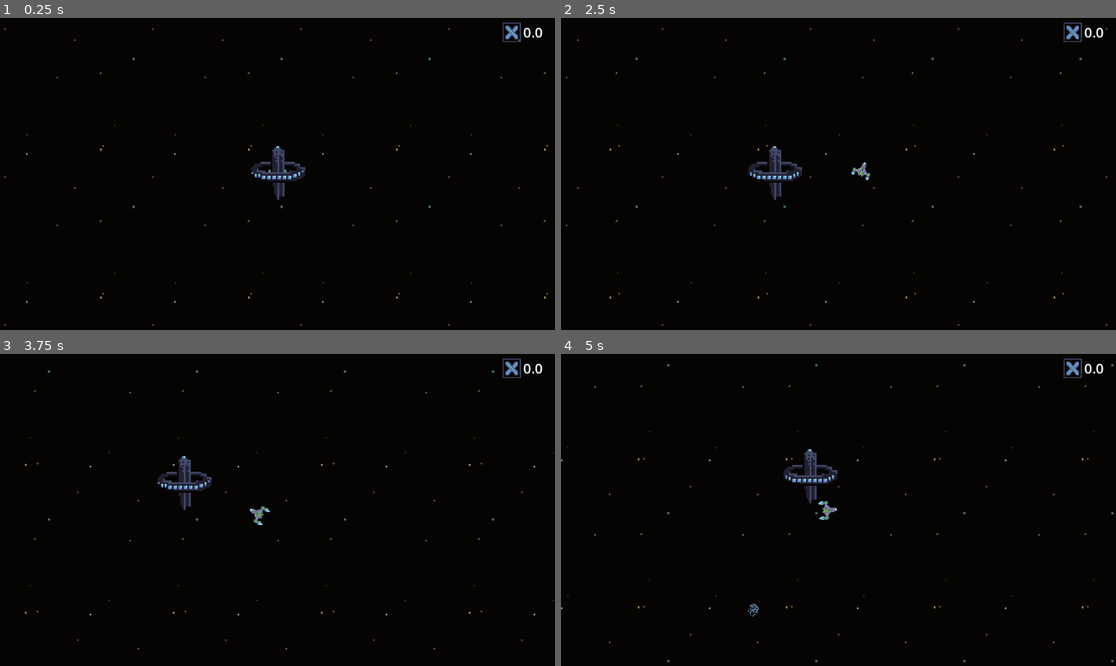
Above: before the commit, frames 1-4 (two rows, left to right).
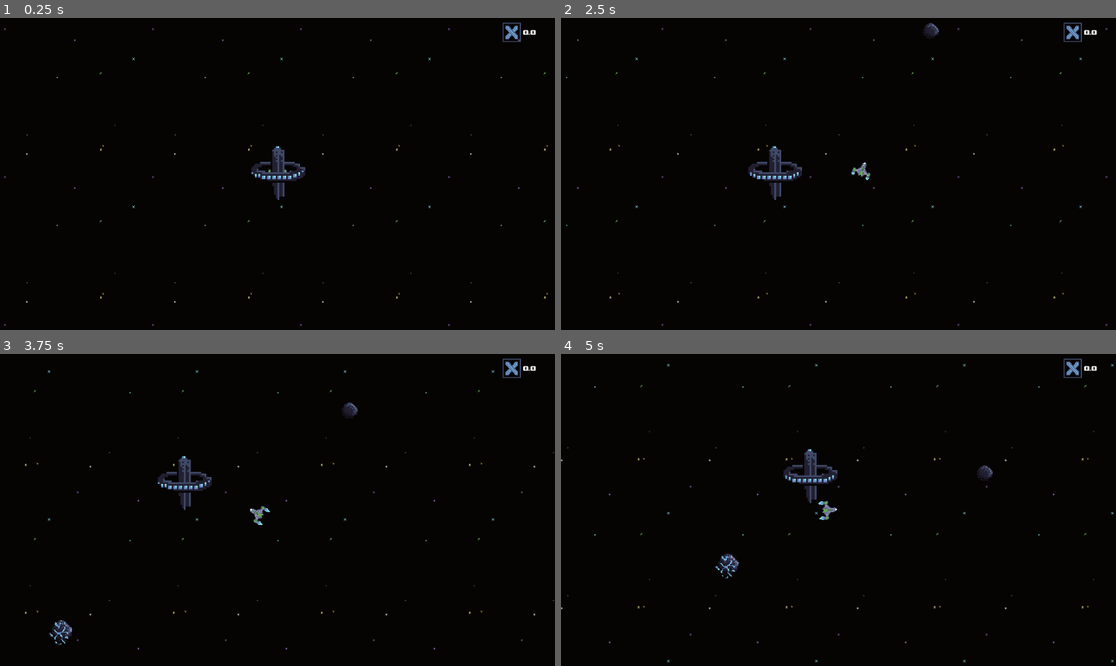
Above: after the commit, the same moments.

Repository: JoshPattman/microjam-034
Game: Godot game, scene res://scenes/game.tscn
Two runs of this game, one before a commit and one after it. Both use one fixed random seed, a clock stepped at 60 frames per second and the inputs below. Sound files missing from this copy of the repository are replaced by a short silence.
Inputs:
- Up to frame 1 (0.25 s): no input
- Up to frame 2 (2.5 s): tap Enter at 0.5 s; hold D (player_right) 0.53-1.28 s; tap Shift (player_boost) at 0.6 s; tap Space at 1.25 s; hold S (player_back) 1.28-2.03 s; tap Ctrl (player_break) at 1.35 s; hold D (player_right) from 2.03 s (still down); tap E (player_collect) at 2.1 s
- Up to frame 3 (3.75 s): release D (player_right) at 2.78 s; hold W (player_forward) 2.78-3.53 s; tap 2 (player_place_bouncer) at 2.85 s; hold A (player_left) from 3.53 s (still down); tap 3 (player_place_mine) at 3.6 s
- Up to frame 4 (5 s): keep holding A (player_left); tap 1 (player_place_shooter) at 4.35 s

The runs differ from the first frame. In frame 1, less than 0.1% of the frame differs, in the area x 94-98%, y 3-7%; in frame 2, 0.2%; in frame 3, 0.4%; in frame 4, 0.4%, in the area x 27-98%, y 3-85%.

Commit message:
better map

Diff:
--- a/godot/game_objects/blackhole.tscn
+++ b/godot/game_objects/blackhole.tscn
@@ -30,7 +30,8 @@
 [node name="Blackhole" type="Node2D"]
 script = ExtResource("1_nhp80")
 slow_mult = 0.1
-slow_range = 600
+slow_range = 800
+pull_range = 800.0
 metadata/_custom_type_script = "uid://vjj0eerp052v"
 
 [node name="Sprite2D" type="Sprite2D" parent="."]
--- a/godot/game_objects/whitehole.tscn
+++ b/godot/game_objects/whitehole.tscn
@@ -30,8 +30,9 @@
 [node name="Whitehole" type="Node2D"]
 script = ExtResource("1_iib8q")
 slow_mult = 10.0
-slow_range = 600
+slow_range = 800
 pull_force = -400.0
+pull_range = 800.0
 metadata/_custom_type_script = "uid://vjj0eerp052v"
 
 [node name="Sprite2D" type="Sprite2D" parent="."]
--- a/godot/scenes/game.tscn
+++ b/godot/scenes/game.tscn
@@ -16,6 +16,7 @@
 [ext_resource type="PackedScene" uid="uid://dvou36u6k0wdw" path="res://game_objects/enemy_1.tscn" id="6_u5sy4"]
 [ext_resource type="Texture2D" uid="uid://cwdotvjapwnqb" path="res://sprites/background003.png" id="7_trtic"]
 [ext_resource type="PackedScene" uid="uid://bbqhnh0lw7fmk" path="res://game_objects/whitehole.tscn" id="7_u5sy4"]
+[ext_resource type="FontFile" uid="uid://dt8xc3g1yr708" path="res://upheavtt.ttf" id="15_rysoc"]
 
 [sub_resource type="Resource" id="Resource_vtaks"]
 script = ExtResource("2_0tnpc")
@@ -31,6 +32,15 @@
 script = ExtResource("2_0tnpc")
 items = Array[PackedScene]([ExtResource("4_ca42v")])
 metadata/_custom_type_script = "uid://os1jkm3q84or"
+
+[sub_resource type="LabelSettings" id="LabelSettings_ssvqc"]
+font = ExtResource("15_rysoc")
+
+[sub_resource type="LabelSettings" id="LabelSettings_rysoc"]
+font = ExtResource("15_rysoc")
+
+[sub_resource type="LabelSettings" id="LabelSettings_264po"]
+font = ExtResource("15_rysoc")
 
 [node name="Game" type="Node2D"]
 position = Vector2(0, -1)
@@ -121,30 +131,47 @@
 layout_mode = 2
 theme_override_font_sizes/font_size = 24
 text = "0.0"
+label_settings = SubResource("LabelSettings_ssvqc")
 
 [node name="TimeDilation" type="HBoxContainer" parent="PlayerCamera/UI"]
 layout_mode = 1
 anchors_preset = 5
 anchor_left = 0.5
 anchor_right = 0.5
-offset_left = -67.0
-offset_top = 14.0
-offset_right = 68.0
-offset_bottom = 54.0
+offset_left = -66.0
+offset_right = 77.0
+offset_bottom = 40.0
 grow_horizontal = 2
 
 [node name="Prefix" type="Label" parent="PlayerCamera/UI/TimeDilation"]
 layout_mode = 2
 text = "Time Dilation:"
+label_settings = SubResource("LabelSettings_rysoc")
 
 [node name="Amount" type="Label" parent="PlayerCamera/UI/TimeDilation"]
 layout_mode = 2
 text = "1.0"
+label_settings = SubResource("LabelSettings_264po")
 
-[node name="Node" type="Node" parent="."]
+[node name="Holes" type="Node" parent="."]
 
-[node name="Blackhole" parent="Node" instance=ExtResource("6_p57ef")]
+[node name="Blackhole" parent="Holes" instance=ExtResource("6_p57ef")]
 position = Vector2(-1, -1113)
 
-[node name="Whitehole" parent="." instance=ExtResource("7_u5sy4")]
-position = Vector2(-8, 1398)
+[node name="Whitehole" parent="Holes" instance=ExtResource("7_u5sy4")]
+position = Vector2(-8, 1397)
+
+[node name="Blackhole2" parent="Holes" instance=ExtResource("6_p57ef")]
+position = Vector2(2770, -652)
+
+[node name="Whitehole2" parent="Holes" instance=ExtResource("7_u5sy4")]
+position = Vector2(1948, -2435)
+
+[node name="Blackhole3" parent="Holes" instance=ExtResource("6_p57ef")]
+position = Vector2(-2529, 740)
+
+[node name="Blackhole4" parent="Holes" instance=ExtResource("6_p57ef")]
+position = Vector2(3856, 1513)
+
+[node name="Blackhole5" parent="Holes" instance=ExtResource("6_p57ef")]
+position = Vector2(-2883, -3102)
Not shown: 1 places in godot/game_objects/blackhole.tscn that only renumber resources
Not shown: 1 places in godot/scenes/game.tscn that only renumber resources
Binary file added: godot/upheavtt.ttf
Not shown, added: godot/upheavtt.ttf.import
